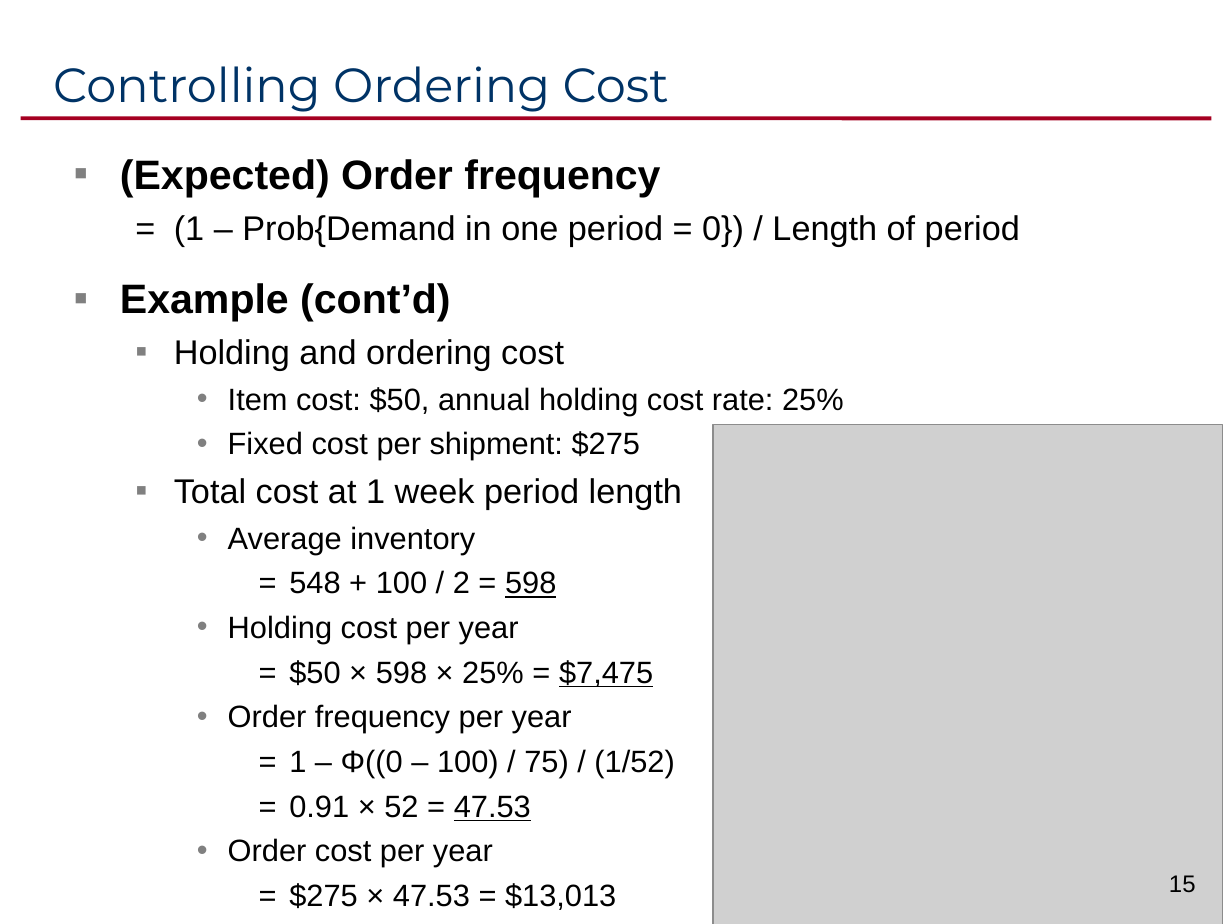
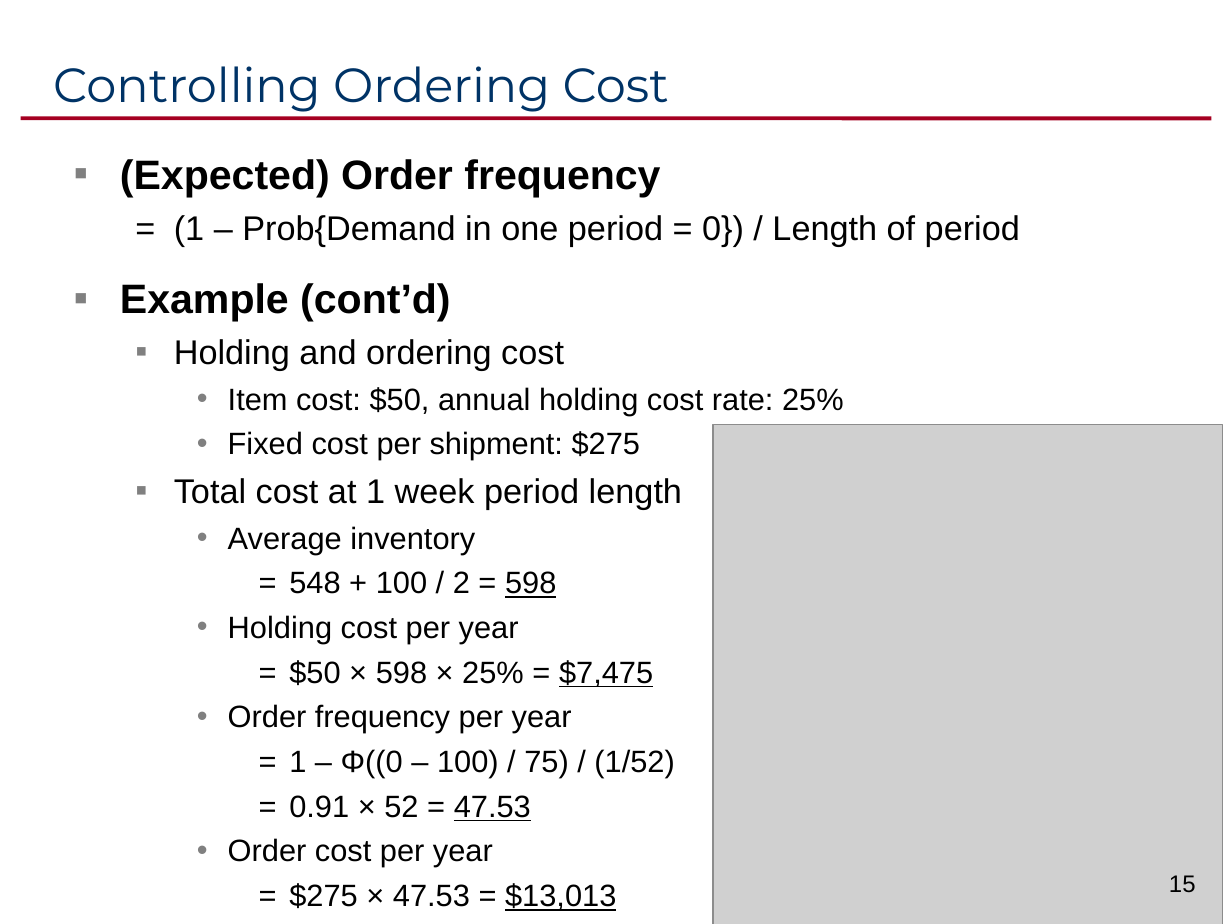
Before and after one commit to ikelab/courses, a slide deck: slide 15 of pm2016/c14.ppt. Drawn at 1232x924 pixels with LibreOffice and Linux fonts; fonts in the diff are those of the drawing; grey boxes stand for pictures. Boxes give left, top, right and bottom in pixels: in the first picture for what was removed or moved away, otherwise in the second. Text is boxed around its words. In the diff, an @@ line names an element or a change of style, - is before the commit and + after.

```diff
--- a/pm2016/c14.ppt
+++ b/pm2016/c14.ppt
@@ text at (x1=289, y1=883, x2=616, y2=911): underline on in "$13,013" @@
```
Also in this commit, not shown: 8 other slides changed, 1 other file.
